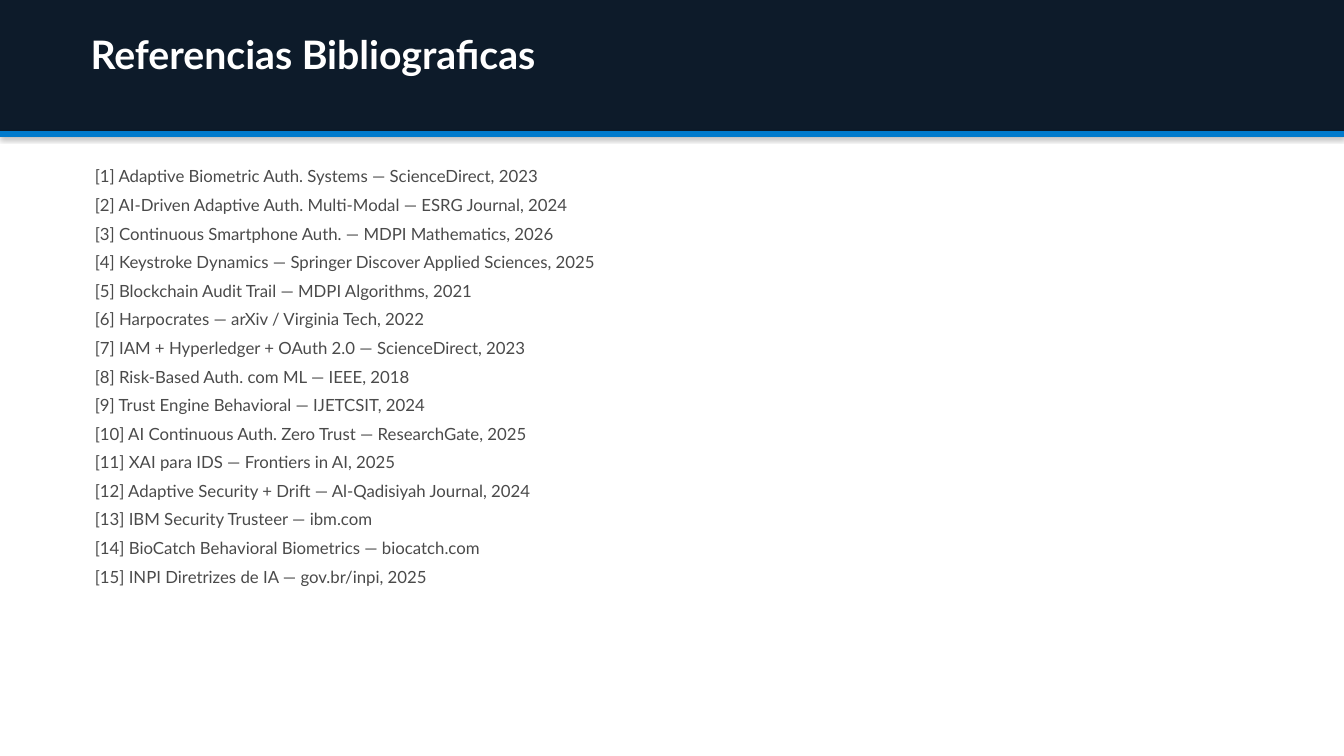
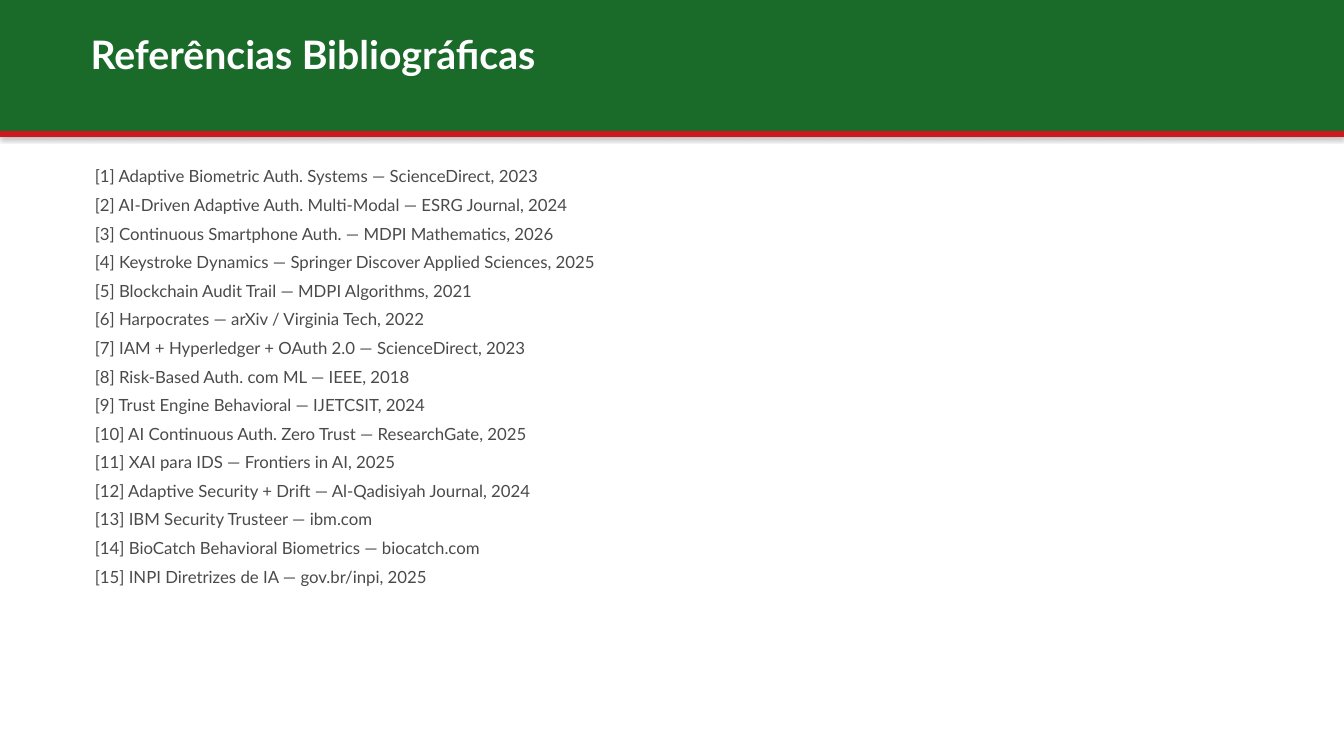
Before and after one commit to jgbcientista/gestao-autonomo, a slide deck: slide 16 of docs/trabalhos-relacionados.pptx. Drawn at 1344x756 pixels with LibreOffice and Linux fonts; fonts in the diff are those of the drawing. Boxes give left, top, right and bottom in pixels: in the first picture for what was removed or moved away, otherwise in the second. Text is boxed around its words. In the diff, an @@ line names an element or a change of style, - is before the commit and + after.

```diff
--- a/docs/trabalhos-relacionados.pptx
+++ b/docs/trabalhos-relacionados.pptx
@@ rectangle at bbox=[0, 0, 1344, 131]: fill #0D1B2A to #1A6B2A @@
@@ text at bbox=[91, 39, 536, 76]: text changed @@
-Referencias Bibliograficas
+Referências Bibliográficas
@@ rectangle at bbox=[0, 131, 1344, 137]: fill #007ACC to #CD191E @@
```
Also in this commit, not shown: 16 other slides changed, 2 other files.
